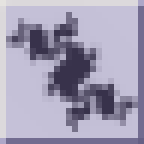
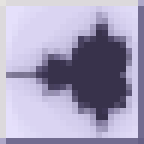
Layered file, before and after one edit (144×144). Changes by layer:
added layer "Mandelbrot" above "Fractal" over (6, 6, 138, 138)
hid "Fractal" over (6, 6, 138, 138)
